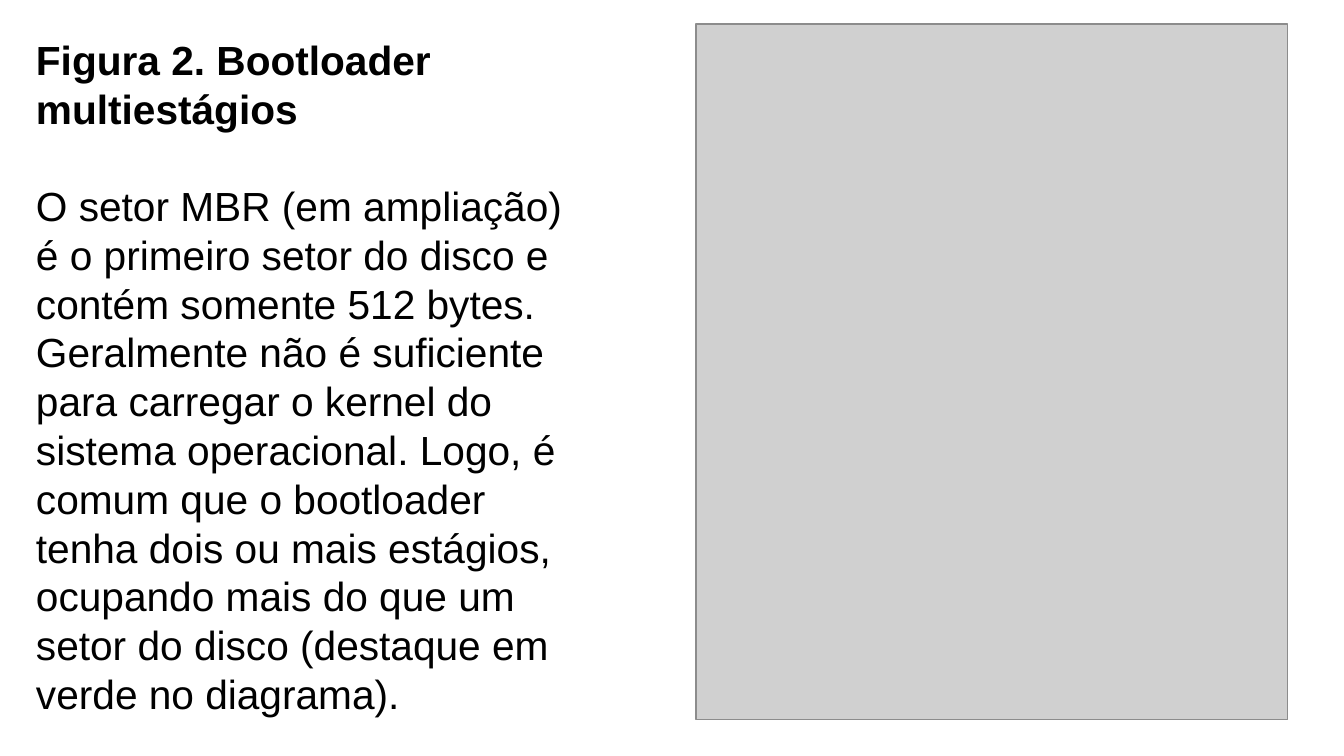
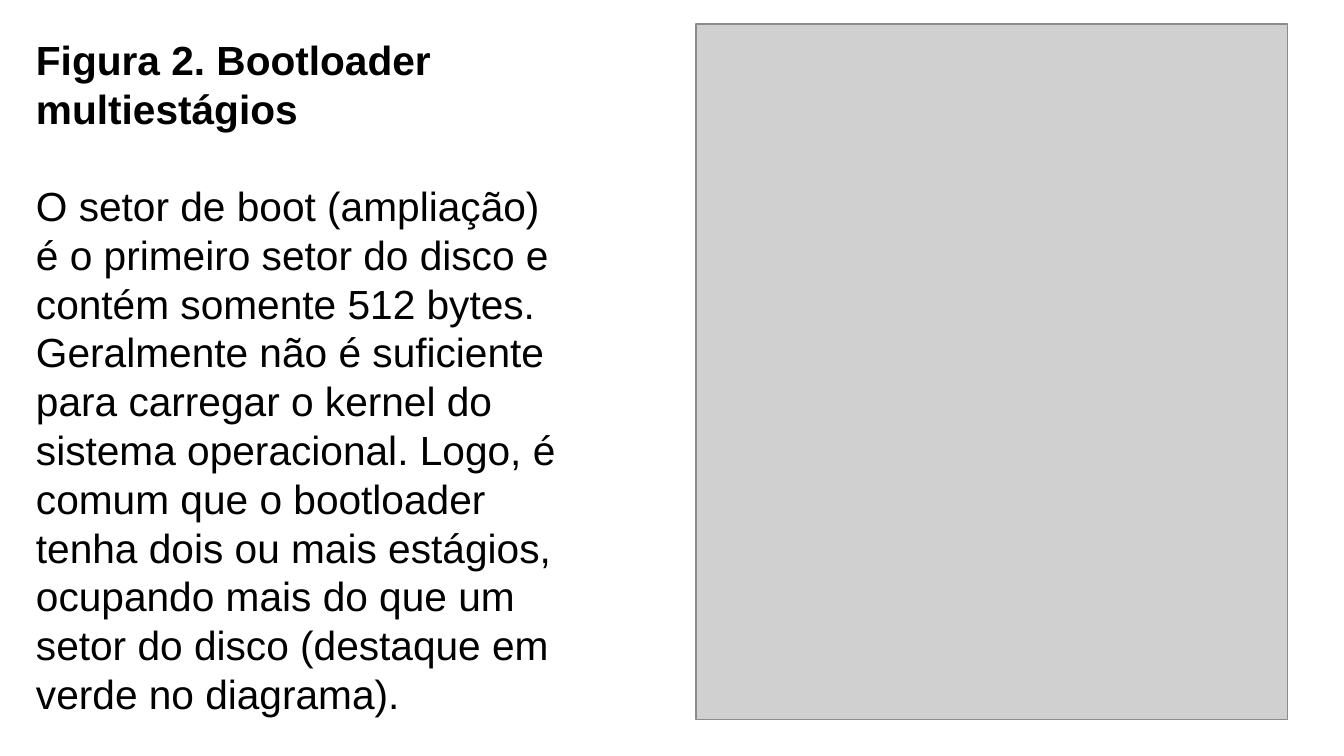
Before and after one commit to LeandroApAlmeida/Bootloader, a slide deck: slide 15 of doc/Fakenix.odp. Drawn at 1344x756 pixels with LibreOffice and Linux fonts; fonts in the diff are those of the drawing; grey boxes stand for pictures. Boxes give left, top, right and bottom in pixels: in the first picture for what was removed or moved away, otherwise in the second. Text is boxed around its words. In the diff, an @@ line names an element or a change of style, - is before the commit and + after.

```diff
--- a/doc/Fakenix.odp
+++ b/doc/Fakenix.odp
@@ text at box(36, 191, 556, 717): text changed @@
-O setor MBR (em ampliação) é o primeiro setor do disco e contém somente 512 bytes. Geralmente não é suficiente para carregar o kernel do sistema operacional. Logo, é comum que o bootloader tenha dois ou mais estágios, ocupando mais do que um setor do disco (destaque em verde no diagrama).
+O setor de boot (ampliação) é o primeiro setor do disco e contém somente 512 bytes. Geralmente não é suficiente para carregar o kernel do sistema operacional. Logo, é comum que o bootloader tenha dois ou mais estágios, ocupando mais do que um setor do disco (destaque em verde no diagrama).
```
Also in this commit, not shown: 9 other slides changed, 1 other file.
